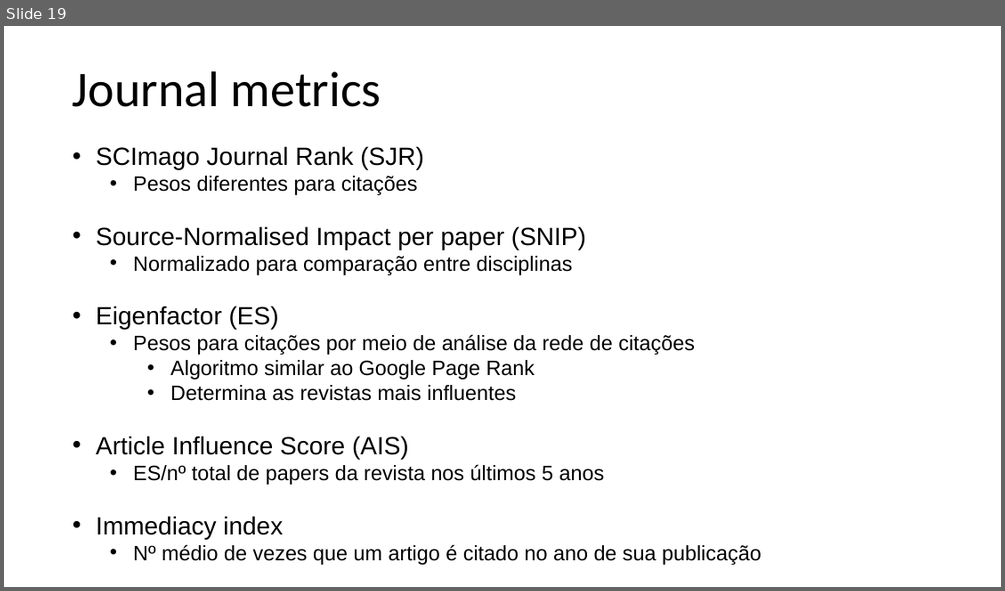
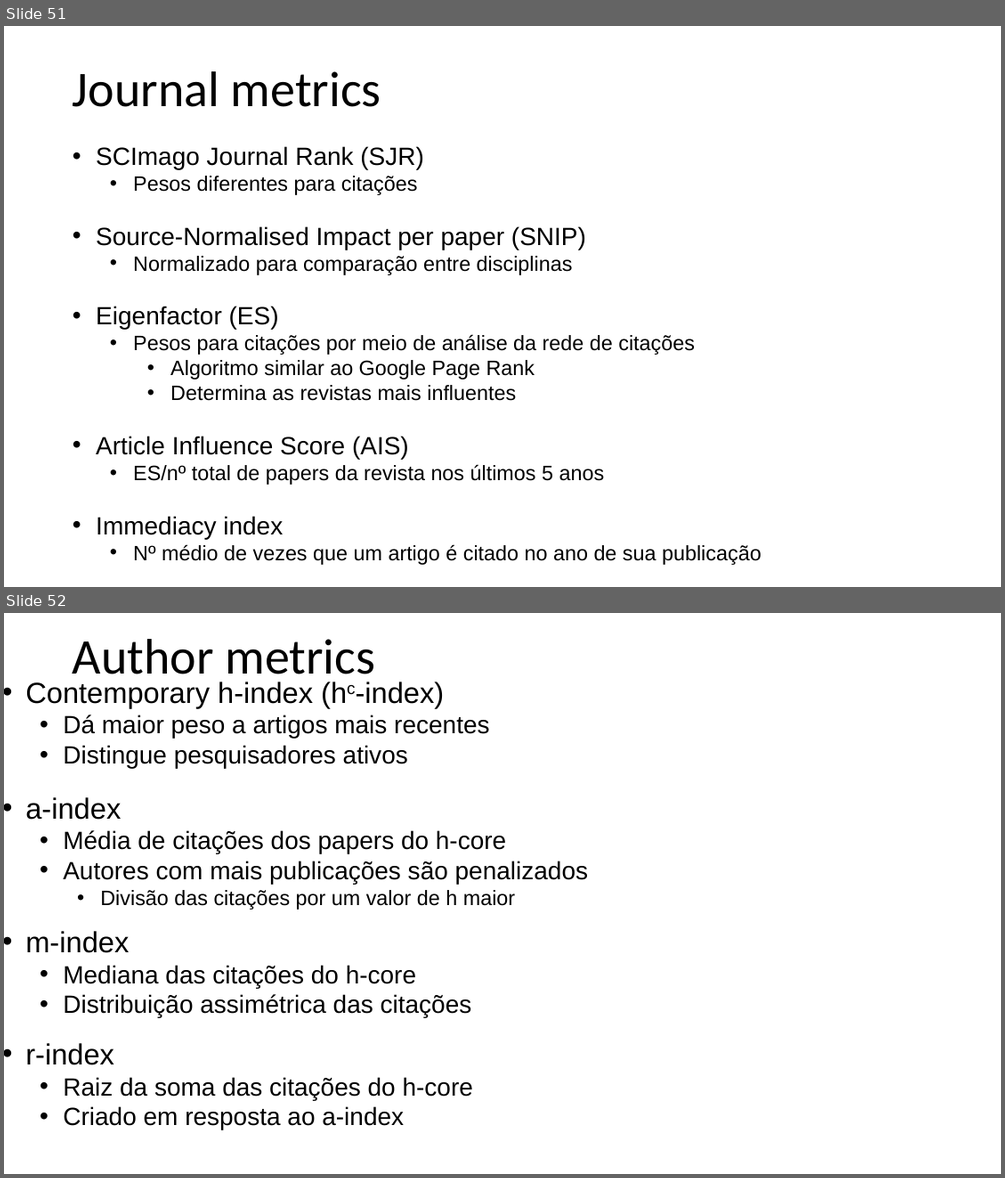
Before and after one commit to gavieira/ECG, a slide deck: apresentacao/apresentacao.pptx. Shown one above the other, each under a label of ours: slide 19 before the commit, slides 51 and 52 after it. The pictures are 1005x591 and 1005x1178 pixels, drawn with LibreOffice and Linux fonts; fonts in the diff are those of the drawing. Boxes give left, top, right and bottom in pixels: in the first picture for what was removed or moved away, otherwise in the second. Text is boxed around its words. In the diff, an @@ line names an element or a change of style, - is before the commit and + after.

```diff
--- a/apresentacao/apresentacao.pptx
+++ b/apresentacao/apresentacao.pptx
@@ slide 52 added at [4,613,1001,1174], background #FFFFFF @@
@@ title added at [73,639,375,685], 48 pt, text #000000 @@
+Author metrics
@@ subtitle added at [25,682,588,1129], 24 pt, text #000000 @@
+• Contemporary h-index (hc-index)
+  • Dá maior peso a artigos mais recentes
+  • Distingue pesquisadores ativos
+• a-index
+  • Média de citações dos papers do h-core
+  • Autores com mais publicações são penalizados
+    • Divisão das citações por um valor de h maior
+• m-index
+  • Mediana das citações do h-core
+  • Distribuição assimétrica das citações
+• r-index
+  • Raiz da soma das citações do h-core
+  • Criado em resposta ao a-index
@@ what was slide 19 is now slide 51 @@
```
Also in this commit, not shown: 11 slides changed, 19 other slides added, 14 slides removed, 9 other files.
